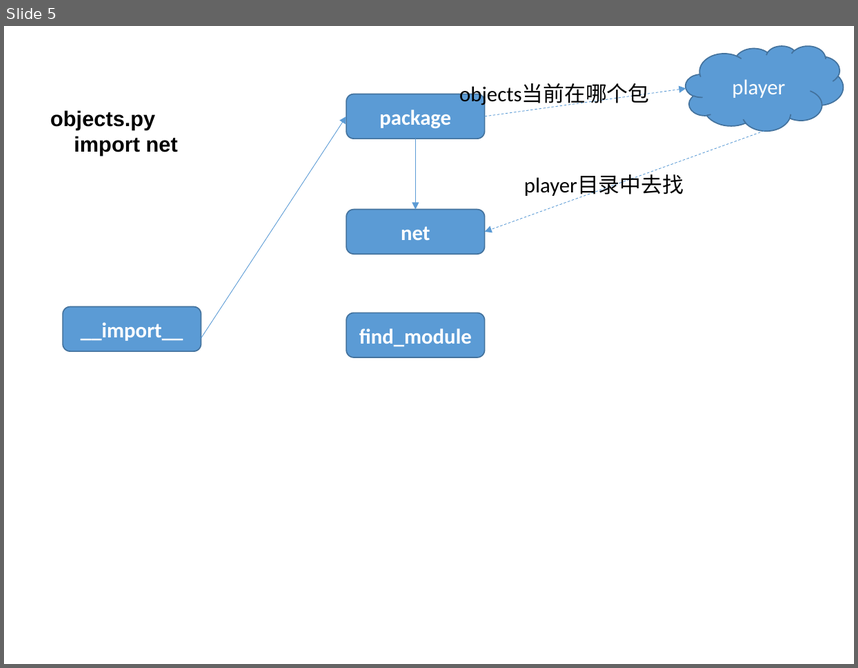
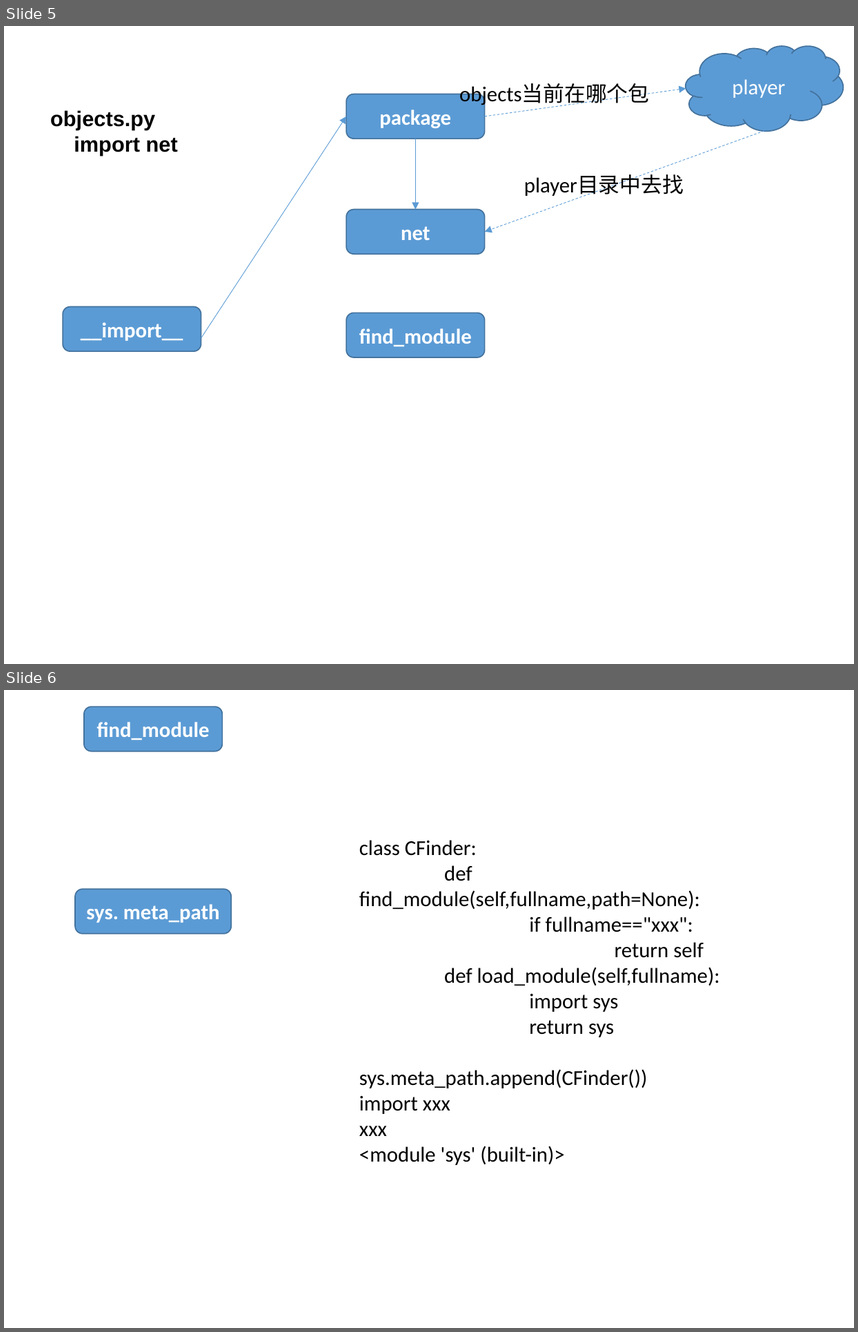
Before and after one commit to menfeng/studynote, a slide deck: python/source code/import/import.pptx. Shown one above the other, each under a label of ours: slide 5 before the commit, slides 5 and 6 after it. The pictures are 858x668 and 858x1332 pixels, drawn with LibreOffice and Linux fonts; fonts in the diff are those of the drawing. Boxes give left, top, right and bottom in pixels: in the first picture for what was removed or moved away, otherwise in the second. Text is boxed around its words. In the diff, an @@ line names an element or a change of style, - is before the commit and + after.

```diff
--- a/python/source code/import/import.pptx
+++ b/python/source code/import/import.pptx
@@ slide 6 added at [4,690,854,1328], background #FFFFFF @@
@@ rounded rectangle added at [84,707,223,751], fill #5B9BD5, outline #43739E 1 pt, 18 pt, text #FFFFFF, bold @@
+find_module
@@ text added at [359,840,720,1165], 18 pt, text #000000 @@
+class CFinder:
+def find_module(self,fullname,path=None):
+if fullname=="xxx":
+return self
+def load_module(self,fullname):
+import sys
+return sys
+sys.meta_path.append(CFinder())
+import xxx
+xxx
+<module 'sys' (built-in)>
@@ rounded rectangle added at [75,889,232,933], fill #5B9BD5, outline #43739E 1 pt, 18 pt, text #FFFFFF, bold @@
+sys. meta_path
```
Also in this commit, not shown: 3 other slides added, 2 other files.
